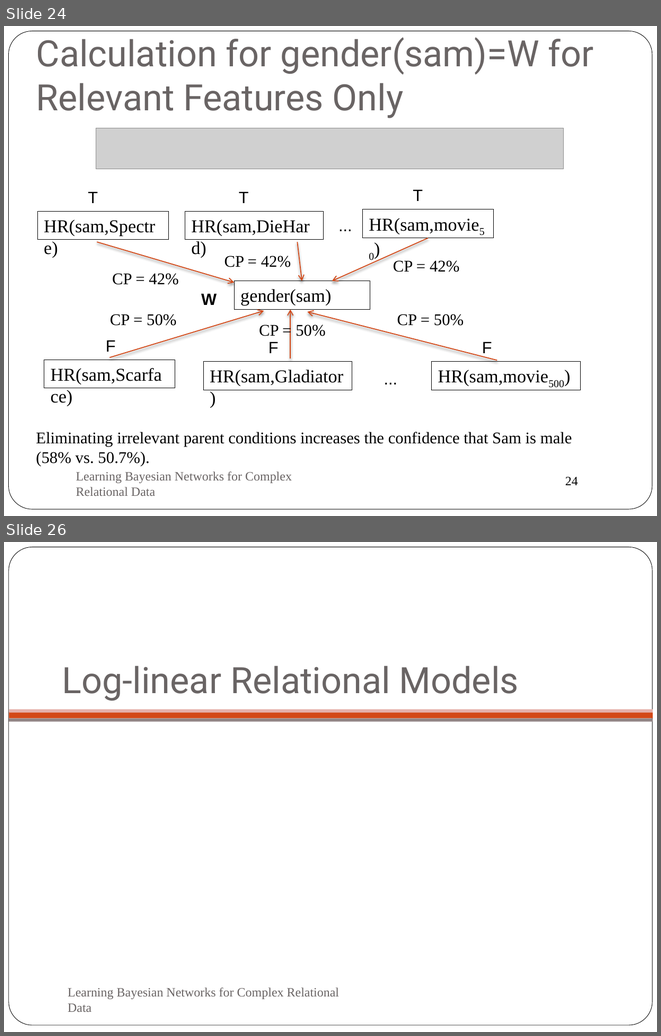
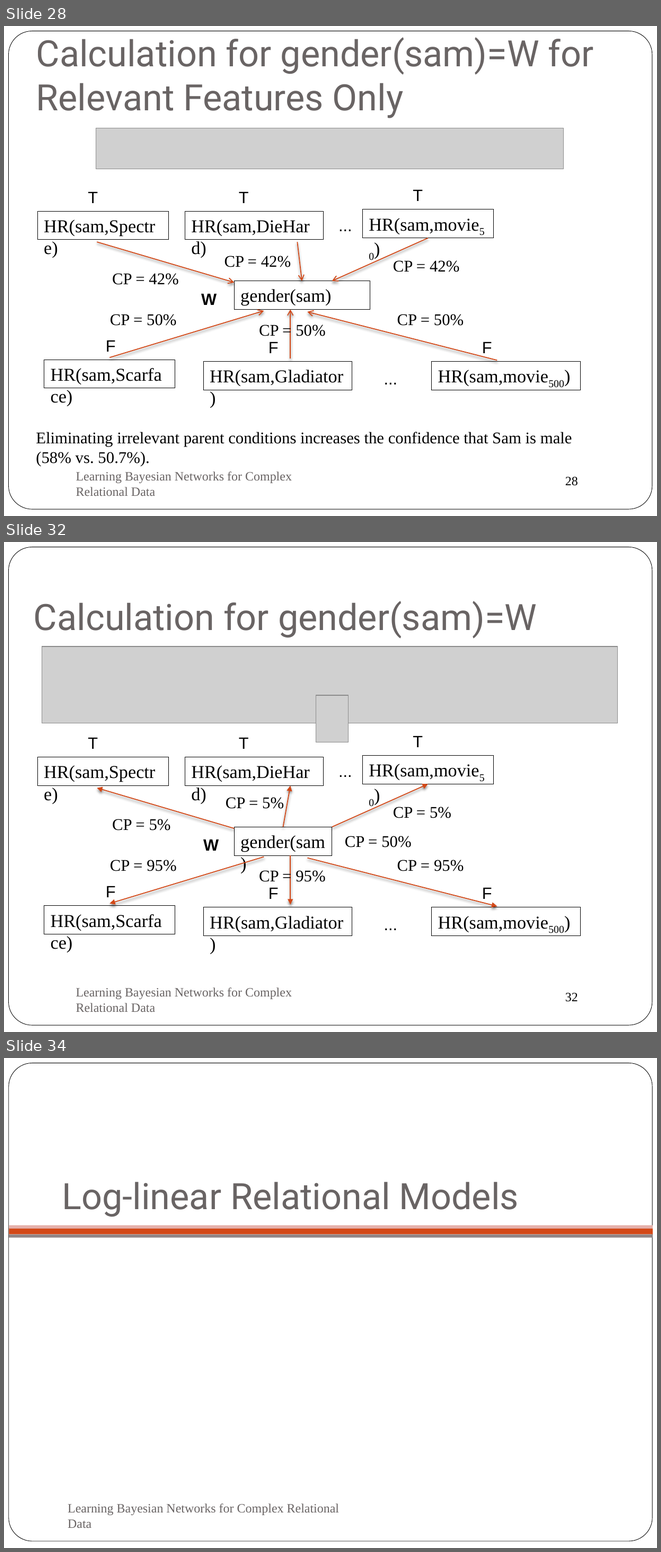
Before and after one commit to oschulte/srl-tutorial-slides, a slide deck: ch5-rel-bayes-net-classifier.pptx. Shown one above the other, each under a label of ours: slides 24 and 26 before the commit, slides 28, 32 and 34 after it; the slides between them are not shown. The pictures are 661x1036 and 661x1552 pixels, drawn with LibreOffice and Linux fonts; fonts in the diff are those of the drawing; grey boxes stand for pictures; background and template pictures are left out. Boxes give left, top, right and bottom in pixels: in the first picture for what was removed or moved away, otherwise in the second. Text is boxed around its words. In the diff, an @@ line names an element or a change of style, - is before the commit and + after.

```diff
--- a/ch5-rel-bayes-net-classifier.pptx
+++ b/ch5-rel-bayes-net-classifier.pptx
@@ slide 32 added at bbox=[4, 542, 657, 1032], background #FFFFFF; not listed: 2 template elements that a slide beside it also shows @@
@@ title added at bbox=[34, 601, 537, 638], 40 pt, text #696464 @@
+Calculation for gender(sam)=W
@@ picture added at bbox=[42, 646, 618, 723] @@
@@ picture added at bbox=[316, 696, 348, 742] @@
@@ text added at bbox=[88, 737, 98, 749], 18 pt, text #000000 @@
+T
@@ text added at bbox=[239, 737, 249, 749], 18 pt, text #000000 @@
+T
@@ text added at bbox=[413, 735, 423, 747], 18 pt, text #000000 @@
+T
@@ rectangle added at bbox=[37, 757, 168, 786], outline #000000 0.75 pt, 20 pt, text #000000 @@
+HR(sam,Spectre)
@@ rectangle added at bbox=[185, 757, 323, 786], outline #000000 0.75 pt, 20 pt, text #000000 @@
+HR(sam,DieHard)
@@ text added at bbox=[332, 758, 359, 784], 18 pt, text #000000 @@
+...
@@ rectangle added at bbox=[362, 756, 494, 784], outline #000000 0.75 pt, 20 pt, text #000000 @@
+HR(sam,movie50)
@@ arrow added from (234, 828) to (97, 787), #D34817 1 pt @@
@@ arrow added from (283, 827) to (291, 786), #D34817 1 pt @@
@@ arrow added from (332, 827) to (428, 784), #D34817 1 pt @@
@@ text added at bbox=[226, 797, 284, 809], 18 pt, text #000000 @@
+CP = 5%
@@ text added at bbox=[393, 806, 451, 818], 18 pt, text #000000 @@
+CP = 5%
@@ text added at bbox=[112, 819, 171, 830], 18 pt, text #000000 @@
+CP = 5%
@@ rectangle added at bbox=[234, 827, 332, 855], outline #000000 0.75 pt, 20 pt, text #000000 @@
+gender(sam)
@@ text added at bbox=[203, 839, 219, 850], 18 pt, text #000000, bold @@
+W
@@ text added at bbox=[345, 836, 411, 847], 18 pt, text #000000 @@
+CP = 50%
@@ arrow added from (264, 857) to (110, 903), #D34817 1 pt @@
@@ text added at bbox=[110, 859, 176, 871], 18 pt, text #000000 @@
+CP = 95%
@@ arrow added from (291, 855) to (291, 905), #D34817 1 pt @@
@@ arrow added from (308, 857) to (497, 906), #D34817 1 pt @@
@@ text added at bbox=[397, 859, 464, 871], 18 pt, text #000000 @@
+CP = 95%
@@ text added at bbox=[259, 870, 325, 882], 18 pt, text #000000 @@
+CP = 95%
@@ text added at bbox=[106, 885, 116, 900], 18 pt, text #000000 @@
+F
@@ text added at bbox=[268, 887, 279, 899], 18 pt, text #000000 @@
+F
@@ text added at bbox=[482, 887, 492, 899], 18 pt, text #000000 @@
+F
@@ rectangle added at bbox=[44, 906, 175, 934], outline #000000 0.75 pt, 20 pt, text #000000 @@
+HR(sam,Scarface)
@@ rectangle added at bbox=[203, 907, 352, 936], outline #000000 0.75 pt, 20 pt, text #000000 @@
+HR(sam,Gladiator)
@@ rectangle added at bbox=[432, 907, 581, 936], outline #000000 0.75 pt, 20 pt, text #000000 @@
+HR(sam,movie500)
@@ text added at bbox=[378, 911, 404, 937], 18 pt, text #000000 @@
+...
@@ text added at bbox=[76, 987, 292, 1012], 14 pt, text #696464 @@
+Learning Bayesian Networks for Complex Relational Data
@@ what was slide 24 is now slide 28 @@
@@ page number at bbox=[565, 476, 578, 486]: text changed @@
-24
+28
@@ what was slide 26 is now slide 34 @@
```
Also in this commit, not shown: 3 slides changed, 7 other slides added, 1 other file.
